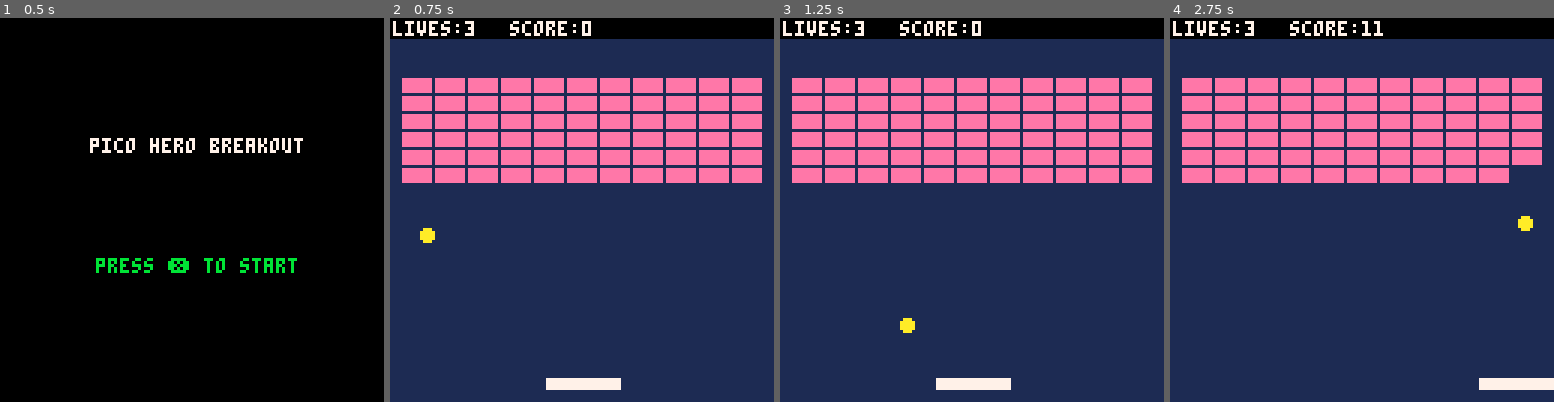
Above: before the commit, frames 1-4 (left to right).
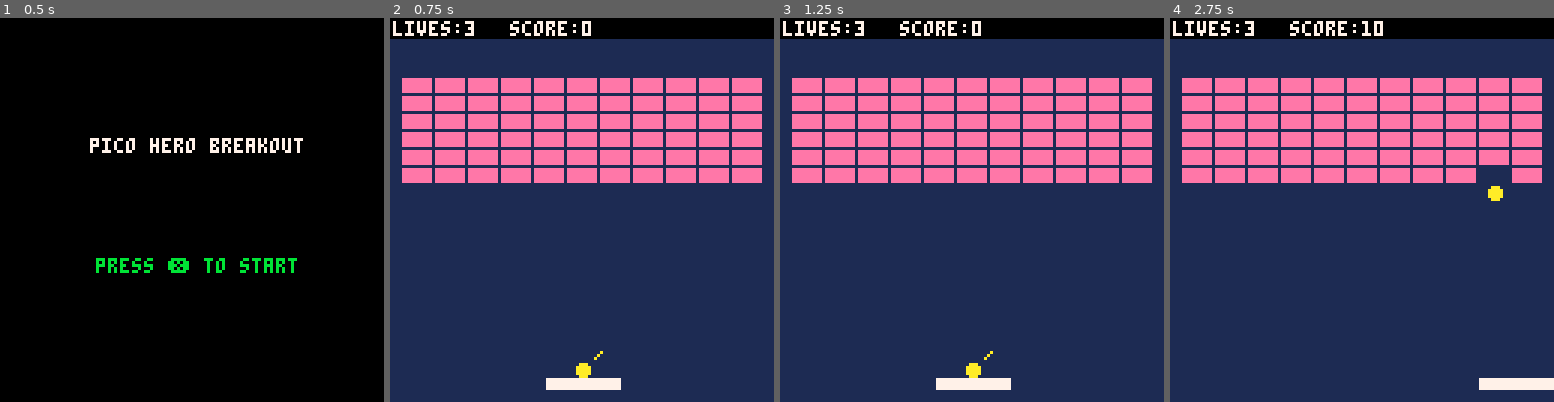
Above: after the commit, the same moments.

Repository: steka/lazydevs-pico8-breakout-hero
Game: PICO-8 cartridge hero1.p8
Same seed, same stepped clock (60 frames per second), same inputs: the game is played once before the commit and once after it.
Inputs:
- Up to frame 1 (0.5 s): no input
- Up to frame 2 (0.75 s): tap O (Z key) at 0.7 s
- Up to frame 3 (1.25 s): no input
- Up to frame 4 (2.75 s): hold Right 1.6-2.1 s; tap O (Z key) at 1.7, 2.1, 2.5 s; hold Right from 2.47 s (still down)

Frame 1 is identical in both runs. In frame 2, 0.3% of the frame differs, in the area x 7-56%, y 54-94%; in frame 3, 0.3%; in frame 4, 0.9%, in the area x 53-97%, y 0-56%.

Commit message:
Breakout #13 - Sticky Paddle
https://www.youtube.com/watch?v=xwBc75TKJvY

Diff:
--- a/hero1.p8
+++ b/hero1.p8
@@ -8,7 +8,11 @@
 -- 4. levels
 -- 5. diffrent bricks
 -- 6. (powerups)
--- 7. juicyness (particles/screenshake)
+-- 7. juicyness
+--     arrow anim
+--     text blinking
+--     particles
+--     screenshake
 -- 8. high score
 
 function _init()
@@ -51,6 +55,10 @@
 
  lives=3
  points=0
+
+ sticky=true
+
+
  serveball()
 end
 
@@ -69,10 +77,11 @@
 end
 
 function serveball()
- ball_x=10
- ball_y=70
+ ball_x=pad_x+flr(pad_w/2)
+ ball_y=pad_y-ball_r
  ball_dx=1
- ball_dy=1
+ ball_dy=-1
+ sticky=true
 end
 
 function gameover()
@@ -94,84 +103,99 @@
   pad_dx=-2.5
   buttpress=true
   --pad_x-=5
+  if sticky then
+   ball_dx=-1
+  end
  end
  if btn(1) then
   --right
   pad_dx=2.5
   buttpress=true
   --pad_x+=5
- end
+  if sticky then
+   ball_dx=1
+  end
+ end
+ if sticky and btnp(4) then
+  sticky=false
+ end
+
  if not(buttpress) then
   pad_dx=pad_dx/1.3
  end
  pad_x+=pad_dx
  pad_x=mid(0,pad_x,127-pad_w)
 
- nextx=ball_x+ball_dx
- nexty=ball_y+ball_dy
-
- if nextx > 124 or nextx < 3 then
-  nextx=mid(0,nextx,127)
-  ball_dx = -ball_dx
-  sfx(0)
- end
- if nexty < 10 then
-  nexty=mid(0,nexty,127)
-  ball_dy = -ball_dy
-  sfx(0)
- end
-
- -- check if ball hit pad
- if ball_box(nextx,nexty,pad_x,pad_y,pad_w,pad_h) then
-  -- deal with collision
-  if deflx_ball_box(ball_x,ball_y,ball_dx,ball_dy,pad_x,pad_y,pad_w,pad_h) then
+ if sticky then
+  ball_x=pad_x+flr(pad_w/2)
+  ball_y=pad_y-ball_r-1
+ else
+  --regular ball physics
+  nextx=ball_x+ball_dx
+  nexty=ball_y+ball_dy
+
+  if nextx > 124 or nextx < 3 then
+   nextx=mid(0,nextx,127)
    ball_dx = -ball_dx
-   if ball_x < pad_x+pad_w/2 then
-    nextx=pad_x-ball_r
+   sfx(0)
+  end
+  if nexty < 10 then
+   nexty=mid(0,nexty,127)
+   ball_dy = -ball_dy
+   sfx(0)
+  end
+
+  -- check if ball hit pad
+  if ball_box(nextx,nexty,pad_x,pad_y,pad_w,pad_h) then
+   -- deal with collision
+   if deflx_ball_box(ball_x,ball_y,ball_dx,ball_dy,pad_x,pad_y,pad_w,pad_h) then
+    ball_dx = -ball_dx
+    if ball_x < pad_x+pad_w/2 then
+     nextx=pad_x-ball_r
+    else
+     nextx=pad_x+pad_w+ball_r
+    end
    else
-    nextx=pad_x+pad_w+ball_r
-   end
-  else
-   ball_dy = -ball_dy
-   if ball_y > pad_y then
-    nexty=pad_y+pad_h+ball_r
-   else
-    nexty=pad_y-ball_r
-   end
-  end
-  sfx(1)
-  points+=1
- end
-
- brickhit=false
- for i=1,#brick_x do
-  -- check if ball hit brick
-  if brick_v[i] and ball_box(nextx,nexty,brick_x[i],brick_y[i],brick_w,brick_h) then
-   -- deal with collision
-   if not(brickhit) then
-    if deflx_ball_box(ball_x,ball_y,ball_dx,ball_dy,brick_x[i],brick_y[i],brick_w,brick_h) then
-     ball_dx = -ball_dx
+    ball_dy = -ball_dy
+    if ball_y > pad_y then
+     nexty=pad_y+pad_h+ball_r
     else
-     ball_dy = -ball_dy
+     nexty=pad_y-ball_r
     end
    end
-   brickhit=true
-   sfx(3)
-   brick_v[i]=false
-   points+=10
-  end
- end
-
- ball_x=nextx
- ball_y=nexty
-
- if nexty > 127 then
-  sfx(2)
-  lives-=1
-  if lives<0 then
-   gameover()
-  else
-   serveball()
+   sfx(1)
+   points+=1
+  end
+
+  brickhit=false
+  for i=1,#brick_x do
+   -- check if ball hit brick
+   if brick_v[i] and ball_box(nextx,nexty,brick_x[i],brick_y[i],brick_w,brick_h) then
+    -- deal with collision
+    if not(brickhit) then
+     if deflx_ball_box(ball_x,ball_y,ball_dx,ball_dy,brick_x[i],brick_y[i],brick_w,brick_h) then
+      ball_dx = -ball_dx
+     else
+      ball_dy = -ball_dy
+     end
+    end
+    brickhit=true
+    sfx(3)
+    brick_v[i]=false
+    points+=10
+   end
+  end
+  ball_x=nextx
+  ball_y=nexty
+
+  if nexty > 127 then
+   sfx(2)
+   lives-=1
+   if lives<0 then
+    gameover()
+   else
+    serveball()
+   end
   end
  end
 end
@@ -205,6 +229,11 @@
 
  cls(1)
  circfill(ball_x,ball_y,ball_r, 10)
+ if sticky then
+  -- serve preview
+  line(ball_x+ball_dx*4,ball_y+ball_dy*4,ball_x+ball_dx*6,ball_y+ball_dy*6,10)
+ end
+
  rectfill(pad_x,pad_y,pad_x+pad_w,pad_y+pad_h,pad_c)
 
  --draw bricks
